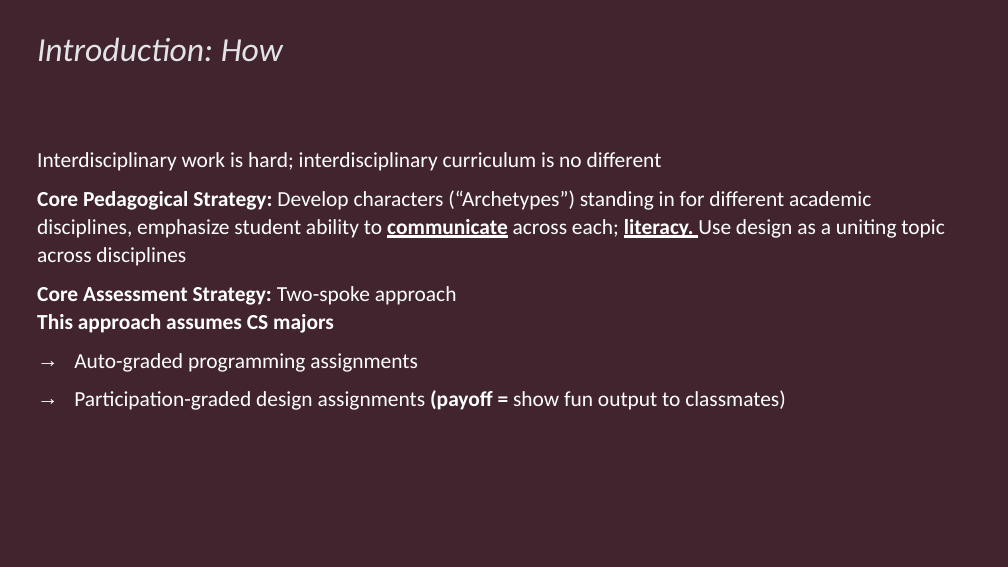
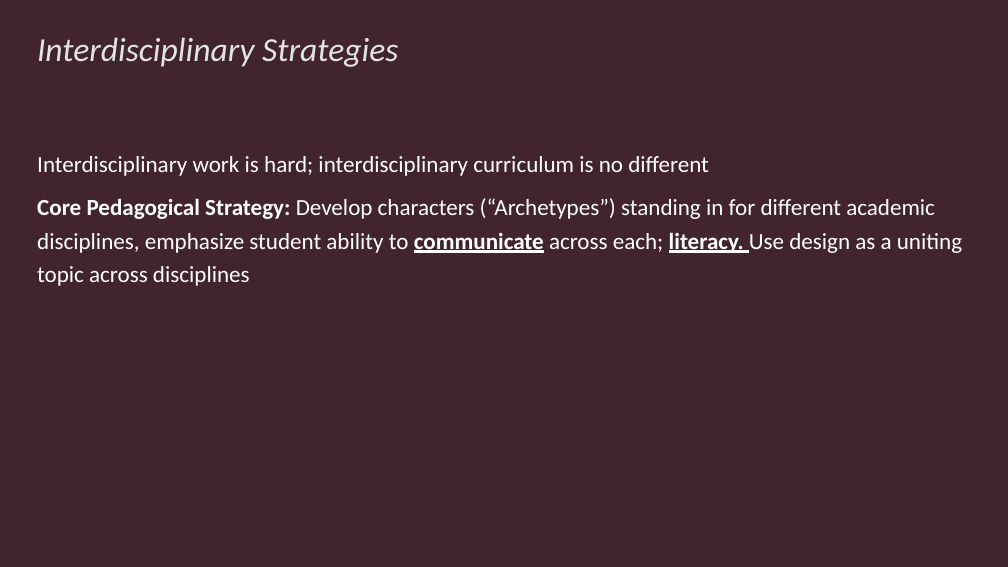
Before and after one commit to rbohrer/pl-course, a slide deck: slide 8 of LectureSlides/SPLASHE23.pptx (slide 7 before the commit). Drawn at 1008x567 pixels with LibreOffice and Linux fonts; fonts in the diff are those of the drawing. Boxes give left, top, right and bottom in pixels: in the first picture for what was removed or moved away, otherwise in the second. Text is boxed around its words. In the diff, an @@ line names an element or a change of style, - is before the commit and + after.

```diff
--- a/LectureSlides/SPLASHE23.pptx
+++ b/LectureSlides/SPLASHE23.pptx
@@ title at box(37, 37, 398, 67): text changed @@
-Introduction: How
+Interdisciplinary Strategies
@@ text "Interdisciplinary work is hard; interdisciplinary ..." at box(37, 156, 962, 286): size 20.4 to 22 pt; line spacing 1.1 to 1.2 @@
@@ text at box(37, 286, 786, 410): paragraphs removed @@
-Core Assessment Strategy: Two-spoke approach
-This approach assumes CS majors
-→ Auto-graded programming assignments
-→ Participation-graded design assignments (payoff = show fun output to classmates)
```
Also in this commit, not shown: 12 other slides changed, 2 slides added, 6 slides removed, 2 other files.
